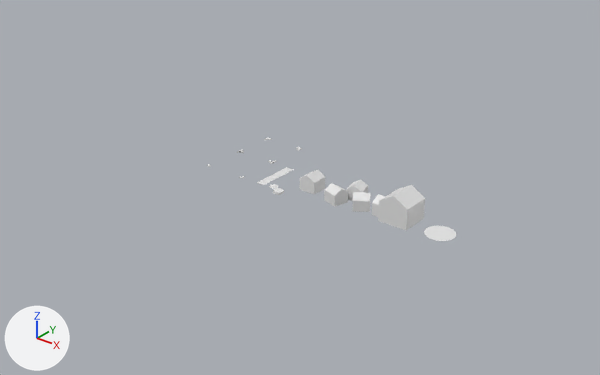
The glTF model dist/data/models.glb, before and after one commit.
Rendered twice from a camera (50 mm lens) standing at (11.93, -11.7, 7.5) and looking at (1.61, 1.2, -0.5). The lights are fixed; the arrows at lower left show +X, +Y and +Z. The picture after the commit comes second. Where no turn or scale is listed for an object, it has been applied to the vertices. Vertices at exactly the same position are counted once.

The first picture shows 'house_001', 'house_002', 'house_003', 'hover_active', 'road_001', 'road_join', 'road_segment', 'road_stone'.
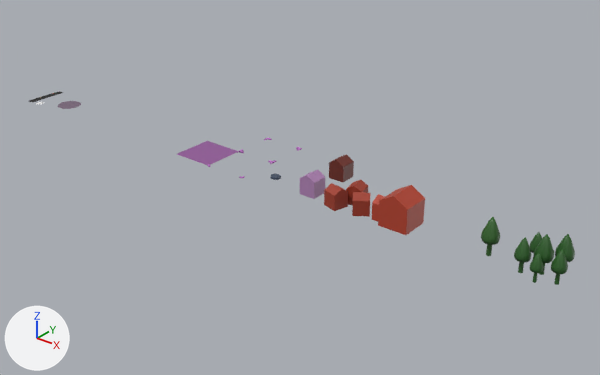
What differs and where, as boxes [x1, y1, x2, y2] in the pictures (600 x 375 px; the box of a moved part takes in the faces that stretch with it):
'house_003', recoloured, reshaped, surface changed (white to red, 9% taller)
    before: [372, 185, 425, 231]
    after: [372, 185, 425, 235]
'tree.002', added (green)
    after: [514, 232, 575, 285]
'house_002', recoloured, surface changed (white to red)
    both: [324, 180, 370, 212]
'tile_bg', added (purple)
    after: [177, 141, 237, 165]
'house_001', recoloured (white to purple)
    both: [300, 170, 325, 194]
'house.004', added (brown)
    after: [329, 154, 354, 182]
'road_001', recoloured, moved
    before: [424, 226, 456, 241]
    after: [58, 101, 81, 109]
'tree.001', added (green)
    after: [481, 217, 500, 256]
'road_segment', recoloured, moved
    before: [257, 167, 293, 185]
    after: [29, 91, 63, 102]
'road_stone', recoloured, surface changed, moved
    before: [273, 188, 284, 195]
    after: [270, 174, 281, 180]
'hover_active', recoloured, surface changed
    both: [239, 138, 302, 163]
'road_join', moved
    before: [269, 184, 278, 188]
    after: [36, 102, 44, 104]
part 2 of me_house_003, moved or reshaped
    before: [372, 196, 425, 231]
    after: [372, 196, 425, 235]
part 3 of me_house_003, surface changed (white to red)
    both: [372, 185, 425, 231]

Edits to the bpy script that builds the scene:
```text
Change me_house_001:
    remove me_house_001.from_pydata(...)  # 10 vertices, 16 faces; spans x -0.187..0.188, y -0.188..0.188, z 0.0..0.375
    add me_house_001.from_pydata(...)  # 10 vertices, 16 faces; spans x -0.187..0.188, y -0.188..0.188, z -0.1..0.375
    edits to the shape of me_house_001 do not show in these pictures
    add me_house_001.materials.append(mat_material)  # picture img_palette
Change me_house_002:
    remove me_house_002.from_pydata(...)  # 30 vertices, 48 faces; spans x -0.498..0.501, y -0.355..0.442, z 0.0..0.338
    add me_house_002.from_pydata(...)  # 30 vertices, 48 faces; spans x -0.498..0.501, y -0.355..0.442, z -0.1..0.338
    me_house_002 part 1: texture (UV) coordinates of 48 of 48 faces, centred in x -0.483..0.438, y -0.325..0.418, z 0.0..0.304, changed; they spanned u 0.12..0.88, v 0.0..1.0 and now span u 0.16..0.16, v 0.78..0.78
    edits to the shape of me_house_002 do not show in these pictures
    add me_house_002.materials.append(mat_material)  # picture img_palette
Change me_house_003:
    remove me_house_003.from_pydata(...)  # 20 vertices, 32 faces; spans x -0.401..0.458, y -0.313..0.313, z 0.0..0.625
    add me_house_003.from_pydata(...)  # 20 vertices, 32 faces; spans x -0.401..0.458, y -0.313..0.313, z -0.1..0.625
    me_house_003 part 2
    add for i in [2, 3, 6, 7, 12, 13, 16, 17]: me_house_003.vertices[i].co += Vector((0.0, 0.0, -0.1))
    me_house_003 part 3: texture (UV) coordinates of 32 of 32 faces, centred in x -0.401..0.458, y -0.313..0.313, z 0.0..0.563, changed; they spanned u 0.12..0.88, v 0.0..1.0 and now span u 0.23..0.23, v 0.78..0.78
    add me_house_003.materials.append(mat_material)  # picture img_palette
Change me_hover_active:
    where me_hover_active.from_pydata(...)  # 64 vertices, 88 faces; spans x -0.512..0.512, y -0.513..0.513, z -0.013..0.013
    me_hover_active part 4: texture (UV) coordinates of 88 of 88 faces, centred in x -0.512..0.512, y -0.513..0.513, z -0.004..0.013, changed; they spanned u 0.38..0.88, v 0.0..1.0 and now span u 0.03..0.03, v 0.03..0.03
    add me_hover_active.materials.append(mat_material)  # picture img_palette
Change me_road_001:
    where me_road_001.from_pydata(...)  # 16 vertices, 14 faces; spans x -0.3..0.3, y -0.3..0.3, z 0.0
    add me_road_001.materials.append(mat_material)  # picture img_palette
Change me_road_segment:
    where me_road_segment.from_pydata(...)  # 4 vertices, 2 faces; spans x -0.1..0.1, y 0.0..1.0, z 0.0
    add me_road_segment.materials.append(mat_material)  # picture img_palette
Change me_road_stone:
    where me_road_stone.from_pydata(...)  # 22 vertices, 40 faces; spans x -0.114..0.108, y -0.094..0.107, z -0.043..0.01
    me_road_stone part 5: texture (UV) coordinates of 40 of 40 faces, centred in x -0.107..0.105, y -0.089..0.1, z -0.043..0.01, changed; they spanned u 0.0..0.0, v 0.0..0.0 and now span u 0.09..0.09, v 0.71..0.71
    add me_road_stone.materials.append(mat_material)  # picture img_palette
Change ob_road_001:
    ob_road_001.location: (5.5, 0.5, 0.0) -> (-5.5, 0.5, 0.0)
Change ob_road_join:
    ob_road_join.location: (1.8, 0.1, 0.0) -> (-6.2, 0.1, 0.0)
Change ob_road_segment:
    ob_road_segment.location: (1.5, 0.0, 0.0) -> (-6.5, 0.0, 0.0)
Change ob_road_stone:
    ob_road_stone.location: (2.0, 0.0, 0.0) -> (1.5, 0.5, 0.0)
Add ob_tree_002:
    ob_tree_002 = bpy.data.objects.new('tree.002', me_tree_002)  # 360 vertices, 612 faces; spans x -0.449..0.482, y -0.436..0.414, z -0.1..0.681; in mat_material (picture img_palette)
    ob_tree_002.location = (7.5, 0.5, 0.0)
Add ob_tree_001:
    ob_tree_001 = bpy.data.objects.new('tree.001', me_tree_001)  # 60 vertices, 102 faces; spans x -0.171..0.171, y -0.163..0.163, z -0.1..0.681; in mat_material (picture img_palette)
    ob_tree_001.location = (6.5, 0.5, 0.0)
Add ob_tile_bg:
    ob_tile_bg = bpy.data.objects.new('tile_bg', me_tile_bg)  # 4 vertices, 2 faces; spans x -0.5..0.5, y -0.5..0.5, z 0.0; in mat_material (picture img_palette)
    ob_tile_bg.location = (-0.5, 0.5, 0.0)
Add ob_house_004:
    ob_house_004 = bpy.data.objects.new('house.004', me_house_004)  # 10 vertices, 16 faces; spans x -0.187..0.188, y -0.188..0.188, z -0.1..0.375; in mat_material (picture img_palette)
    ob_house_004.location = (2.5, 1.5, 0.0)
```
